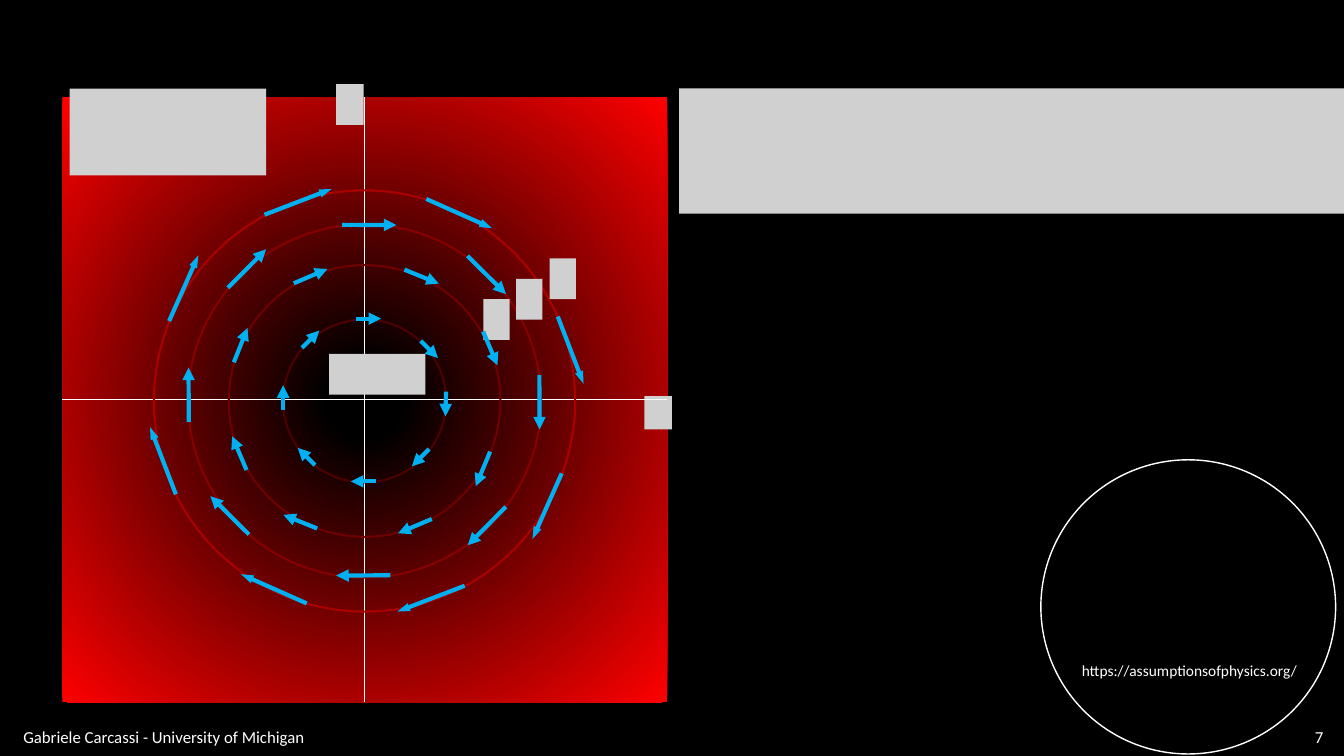
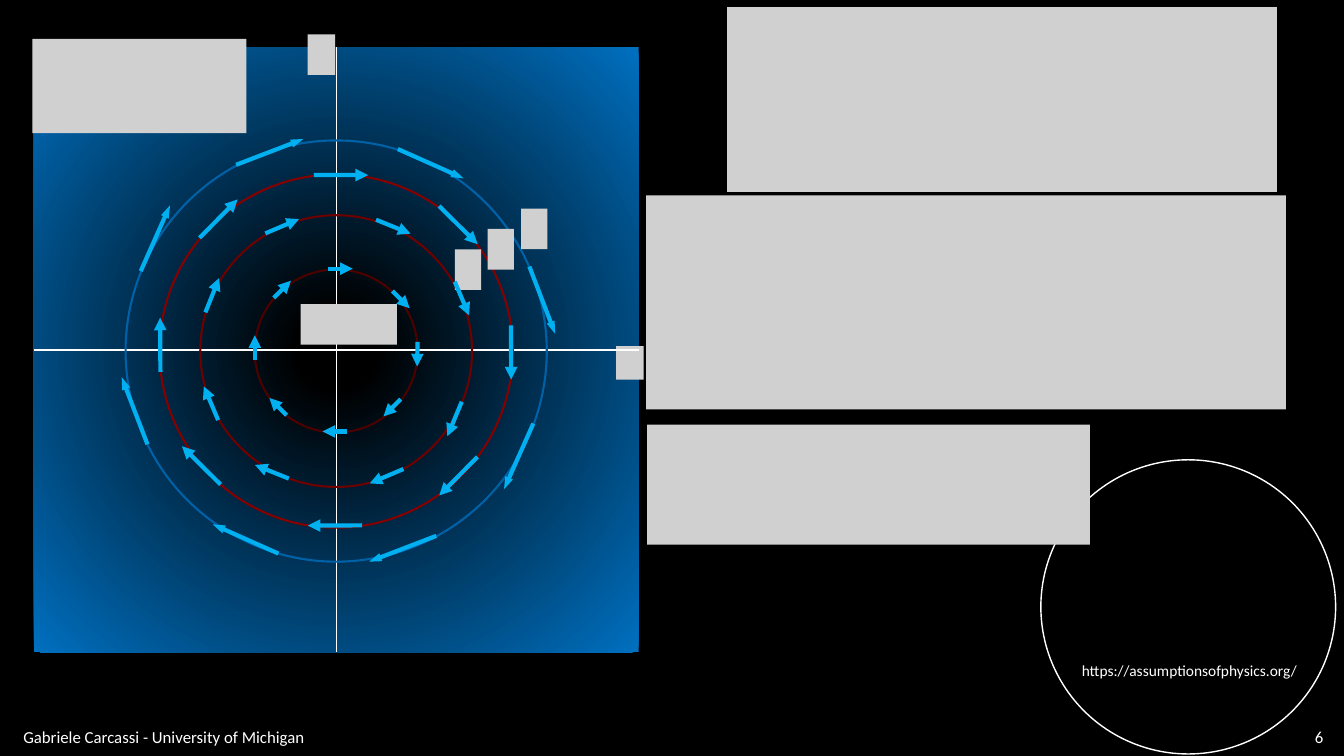
Before and after one commit to assumptionsofphysics/slides, a slide deck: slide 6 of BookCompanions-v2/RP-Class-3.pptx (slide 7 before the commit). Drawn at 1344x756 pixels with LibreOffice and Linux fonts; fonts in the diff are those of the drawing; grey boxes stand for pictures; background and template pictures are left out. Boxes give left, top, right and bottom in pixels: in the first picture for what was removed or moved away, otherwise in the second. Text is boxed around its words. In the diff, an @@ line names an element or a change of style, - is before the commit and + after.

```diff
--- a/BookCompanions-v2/RP-Class-3.pptx
+++ b/BookCompanions-v2/RP-Class-3.pptx
@@ picture: place and size @@
-picture at bbox=[680, 89, 1344, 214]
+picture at bbox=[727, 7, 1276, 192]
@@ picture: place and size @@
-picture at bbox=[70, 89, 266, 175]
+picture at bbox=[32, 39, 246, 134]
@@ rectangle at bbox=[34, 47, 639, 652]: fill gradient #000000 to #FF0000 to gradient #000000 to #0070C0 @@
@@ picture added at bbox=[46, 58, 255, 136] @@
@@ picture removed at bbox=[75, 109, 283, 187] @@
@@ 32 arrows, 5 pictures, 4 ellipses, 2 lines, 1 rectangle: place and size @@
-32 arrows, 5 pictures, 4 ellipses, 2 lines, 1 rectangle at bbox=[63, 85, 671, 703]
+32 arrows, 5 pictures, 4 ellipses, 2 lines, 1 rectangle at bbox=[34, 34, 643, 652]
@@ ellipse at bbox=[126, 140, 547, 562]: outline #AA0000 1.5 pt to #0061A6 1.5 pt @@
@@ picture added at bbox=[521, 209, 547, 249] @@
@@ picture added at bbox=[646, 196, 1287, 409] @@
@@ picture removed at bbox=[549, 258, 576, 298] @@
@@ picture added at bbox=[647, 424, 1090, 544] @@
@@ page number at bbox=[1315, 731, 1323, 743]: text changed @@
-7
+6
```
Also in this commit, not shown: 7 other slides changed, 1 slide added, 3 slides removed, 1 other file.
